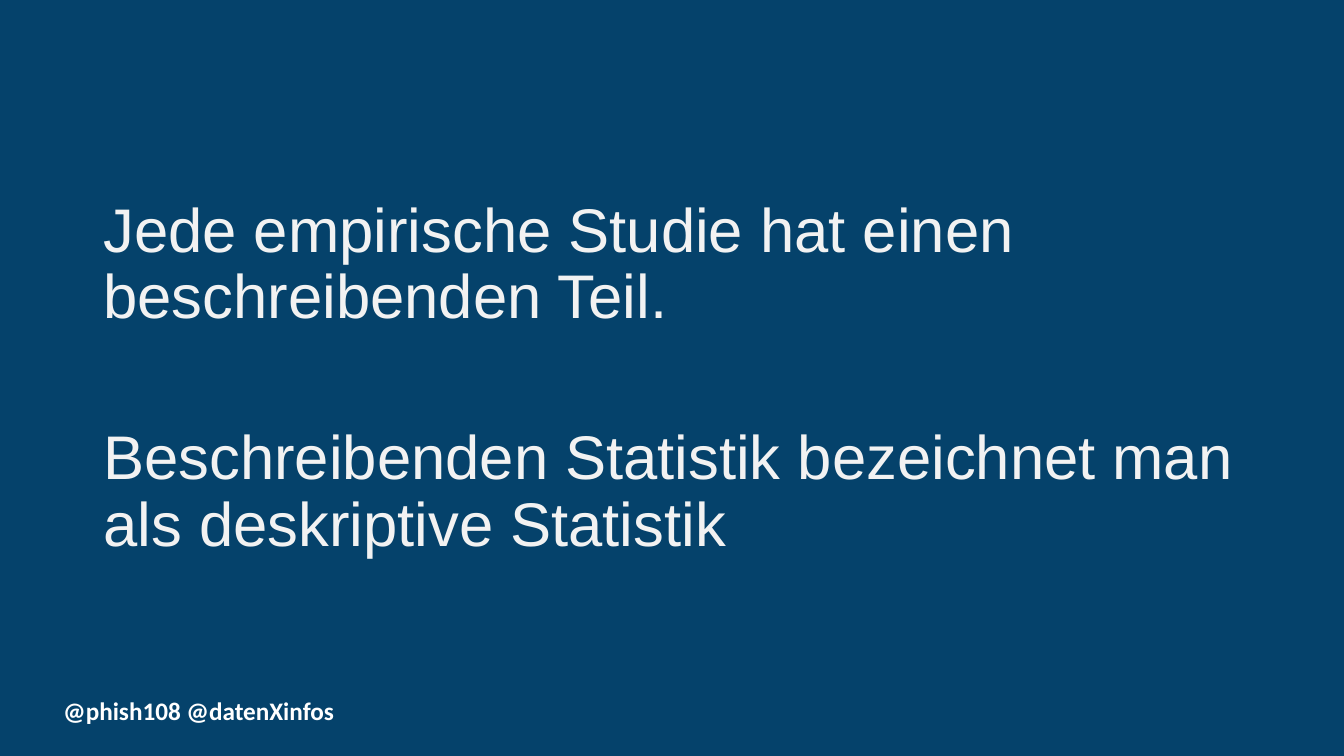
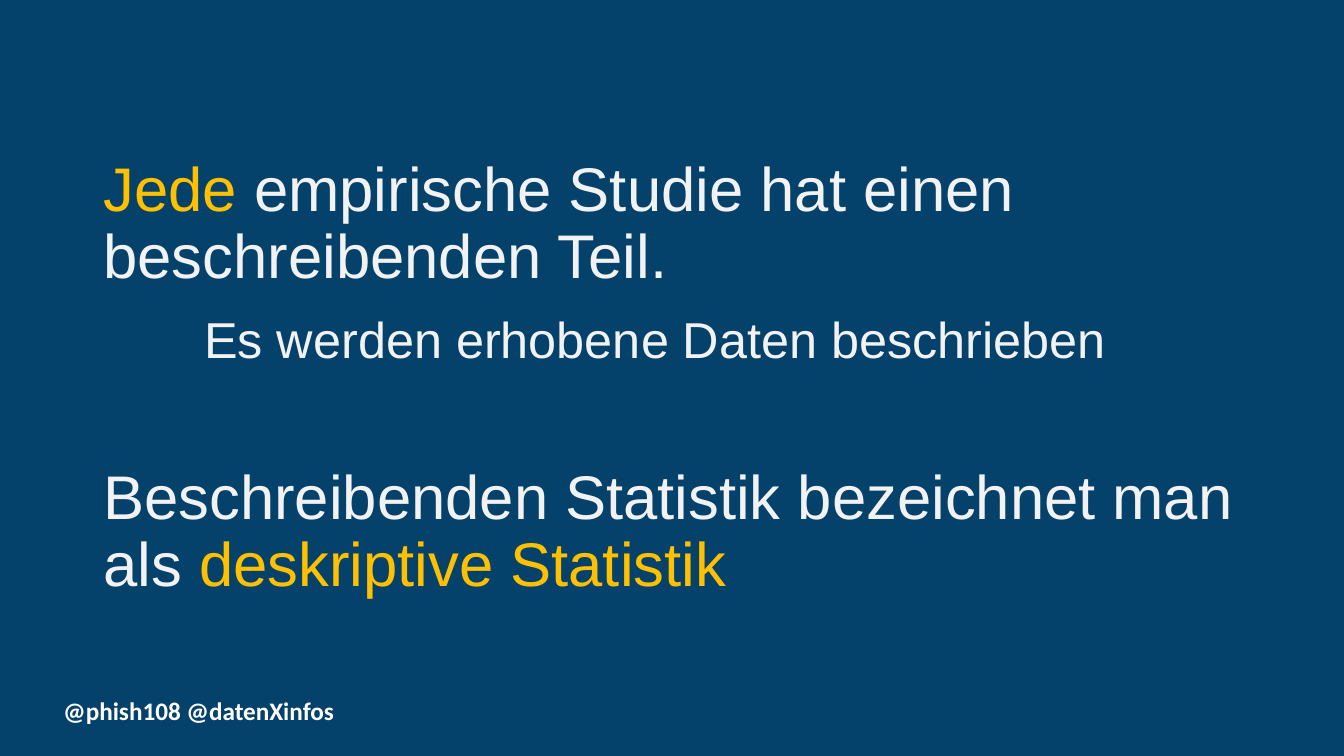
Before and after one commit to dxiai/statistik, a slide deck: slide 21 of 01_forschungsfragen/Forschungsfragen.pptx (slide 13 before the commit). Drawn at 1344x756 pixels with LibreOffice and Linux fonts; fonts in the diff are those of the drawing; background and template pictures are left out. Boxes give left, top, right and bottom in pixels: in the first picture for what was removed or moved away, otherwise in the second. Text is boxed around its words. In the diff, an @@ line names an element or a change of style, - is before the commit and + after.

```diff
--- a/01_forschungsfragen/Forschungsfragen.pptx
+++ b/01_forschungsfragen/Forschungsfragen.pptx
@@ text at (x1=103, y1=166, x2=1233, y2=598): text colour #F2F2F2 to #FFC000 in "Jede", "deskriptive Statistik" @@
@@ text at (x1=204, y1=321, x2=1106, y2=359): paragraph added @@
+Es werden erhobene Daten beschrieben
```
Also in this commit, not shown: 4 other slides changed, 9 slides added, 3 slides removed, 8 other files.
